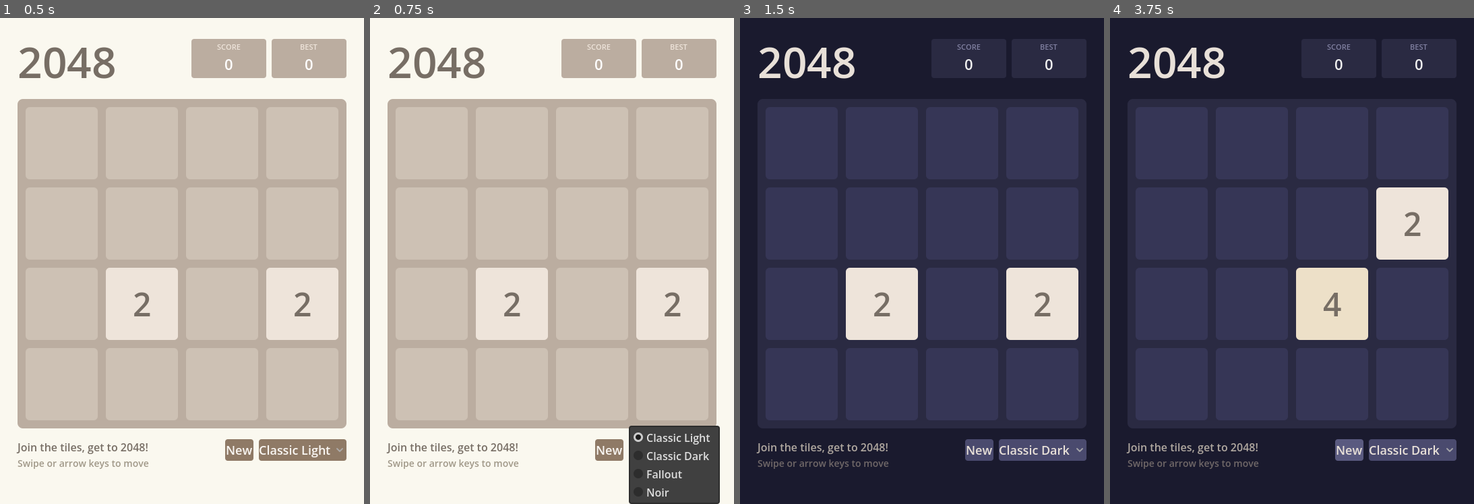
Above: before the commit, frames 1-4 (left to right).
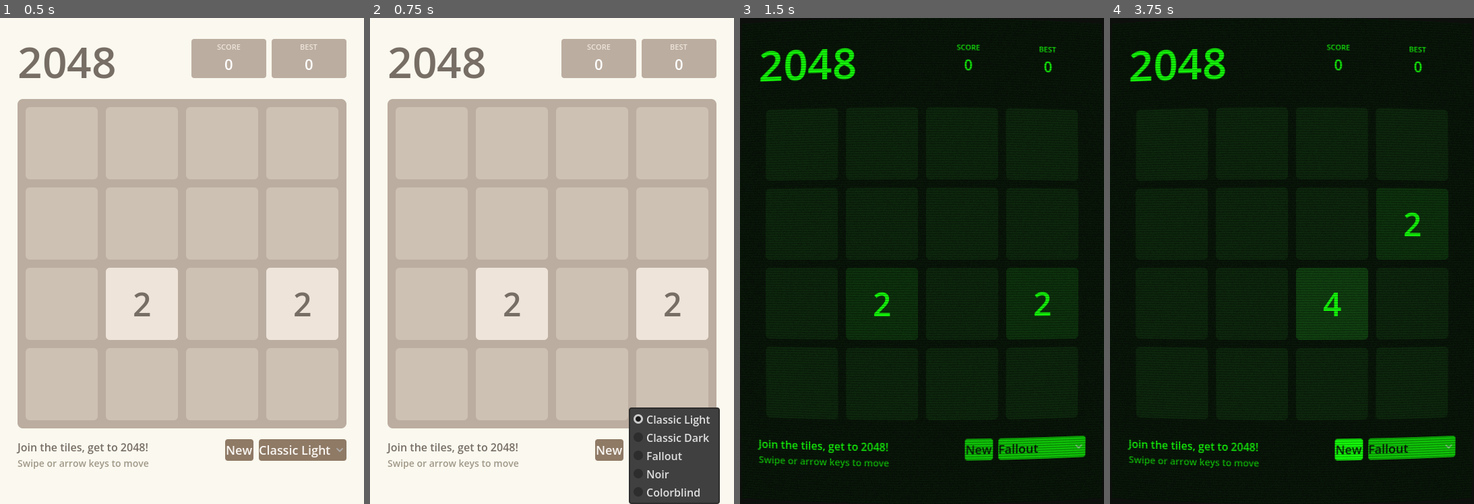
Above: after the commit, the same moments.

Repository: weitero/2048
Game: Godot game, scene res://scenes/game.tscn
Two runs of this game, one before a commit and one after it. Both use one fixed random seed, a clock stepped at 60 frames per second and the inputs below.
Inputs (mouse positions are in pixels of both pictures, inside the frame that each line leads up to):
- Up to frame 1 (0.5 s): no input
- Up to frame 2 (0.75 s): click "Classic Light" at 0.5 s
- Up to frame 3 (1.5 s): click "Classic Light" at 1.25 s
- Up to frame 4 (3.75 s): click (1412, 450) at 2 s, where only the run before the commit has a clickable "Classic Dark"; click (1412, 450) at 2.75 s, where only the run before the commit has a clickable "Classic Dark"; click "New" at 3.5 s

Frame 1 is identical in both runs. In frame 2, 1.4% of the frame differs, in the area x 71-97%, y 80-99%; in frame 3, 100%, in the area x 0-100%, y 0-100%; in frame 4, 100%.

Commit message:
feat: add Colorblind mode color theme and helper generation script

Diff:
--- a/scripts/game.gd
+++ b/scripts/game.gd
@@ -177,6 +177,48 @@
 		"light_text": Color("#000000"),
 		"unknown_bg": Color("#111111"),
 		"light_text_threshold": 64,
+	},
+	"Colorblind": {
+		"bg":          Color("#2b2d42"),
+		"title":       Color("#edf2f4"),
+		"subtitle":    Color("#8d99ae"),
+		"hint":        Color("#8d99ae"),
+		"score_bg":    Color("#1a1b26"),
+		"score_lbl":   Color("#8d99ae"),
+		"score_val":   Color("#edf2f4"),
+		"overlay_dim": Color(0.1, 0.1, 0.1, 0.8),
+		"overlay_box": Color("#2b2d42"),
+		"btn_normal":  Color("#1a1b26"),
+		"btn_hover":   Color("#8d99ae"),
+		"btn_pressed": Color("#0d0e15"),
+		"btn_text":    Color("#edf2f4"),
+		"overlay_txt": Color("#edf2f4"),
+		"board_bg":    Color("#1a1b26"),
+		"cell_slot":   Color("#2b2d42"),
+		"toggle_text": Color("#edf2f4"),
+		"tiles": {
+			2:      Color("#03045e"),
+			4:      Color("#023e8a"),
+			8:      Color("#0077b6"),
+			16:     Color("#0096c7"),
+			32:     Color("#00b4d8"),
+			64:     Color("#48cae4"),
+			128:    Color("#90e0ef"),
+			256:    Color("#caf0f8"),
+			512:    Color("#ffea00"),
+			1024:   Color("#ffc300"),
+			2048:   Color("#ffaa00"),
+			4096:   Color("#ff9500"),
+			8192:   Color("#ff7b00"),
+			16384:  Color("#ff6000"),
+			32768:  Color("#ff4800"),
+			65536:  Color("#ff2a00"),
+			131072: Color("#ffffff"),
+		},
+		"dark_text":  Color("#ffffff"),
+		"light_text": Color("#000000"),
+		"unknown_bg": Color("#2b2d42"),
+		"light_text_threshold": 128,
 	}
 }
 
Not shown, added: colorblind.py
